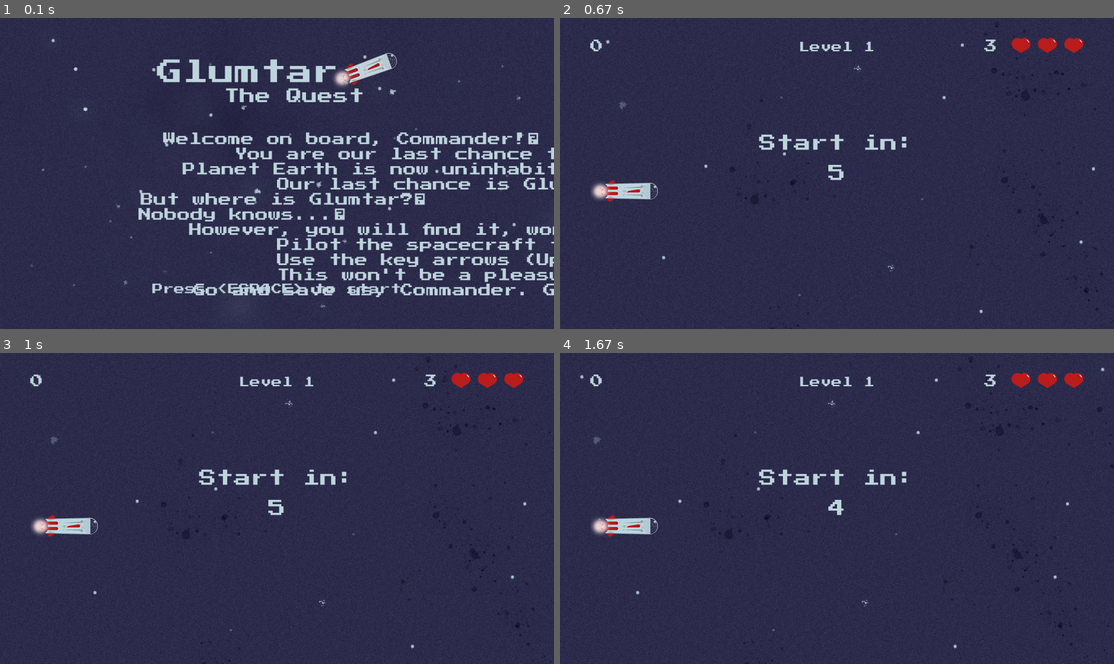
Above: before the commit, frames 1-4 (two rows, left to right).
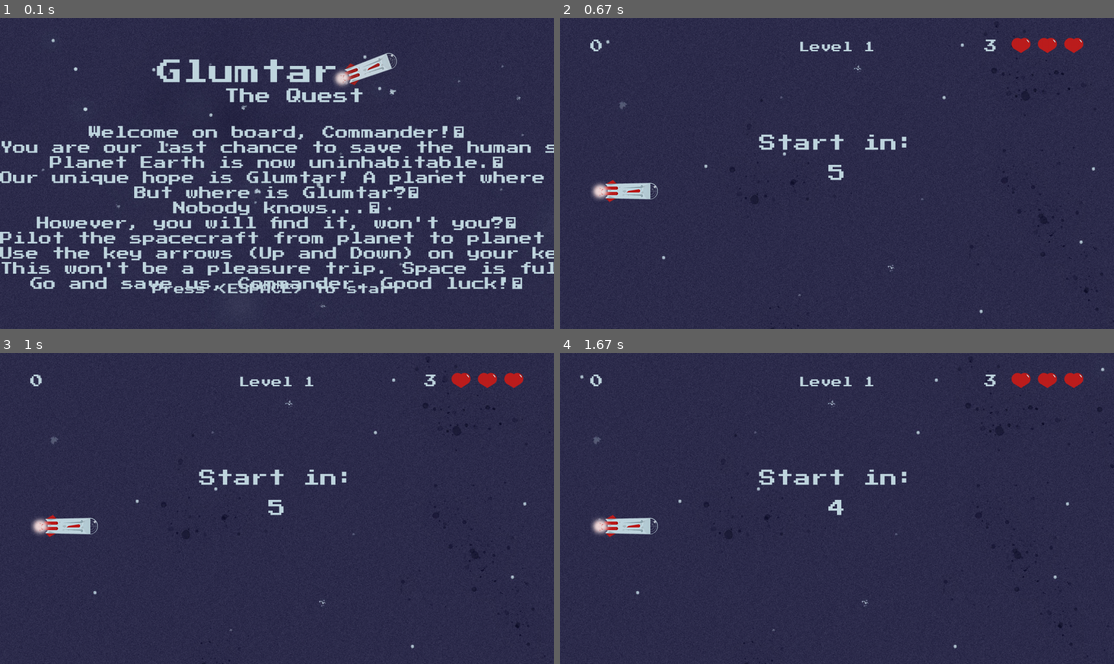
Above: after the commit, the same moments.

Repository: AdrianFSN/proyecto-final-pygame-quest
Game: pygame game, started from main.py
Two runs of this game, one before a commit and one after it. Both use one fixed random seed, a clock stepped at 60 frames per second and the inputs below.
Inputs:
- Up to frame 1 (0.1 s): no input
- Up to frame 2 (0.67 s): tap Space at 0.33 s
- Up to frame 3 (1 s): no input
- Up to frame 4 (1.67 s): no input

The runs differ from the first frame. In frame 1, 20% of the frame differs, in the area x 0-100%, y 34-90%; in frame 2, nothing differs; in frame 3, nothing differs; in frame 4, nothing differs.

Commit message:
fix: consigo centrar el texto en front page

Diff:
--- a/glumtar/data/messages.py
+++ b/glumtar/data/messages.py
@@ -18,30 +18,33 @@
         self.font_style = pygame.font.Font(self.font_route, FONT_SIZE)
         self.text_file_path = os.path.join(
             'glumtar', 'data', f'{self.file_name}')
-        self.text_posX = WIDTH/2
+        self.text_posX = WIDTH
         self.text_posY = self.init_text_posY
         self.lines_container = {}
         self.activate_pointer = True
+        self.rendered_line = None
 
     def renderize_lines(self, screen):
-        with open(self.text_file_path, mode='r', encoding='UTF-8', newline='\n') as message_file:
+        with open(self.text_file_path, mode='r', newline='\n') as message_file:
             lines = message_file.readlines()
             print(f'Estas son las líneas en lines {lines}')
         pointer = 0
         if pointer <= len(lines):
             for row in lines:
-                rendered_line = self.font_style.render(
+                self.rendered_line = self.font_style.render(
                     lines[pointer], True, COLUMBIA_BLUE)
-                self.lines_container[rendered_line] = screen.blit(
-                    rendered_line, ((self.text_posX - rendered_line.get_width())/2, self.text_posY))
+                self.lines_container[self.rendered_line] = screen.blit(
+                    self.rendered_line, ((self.text_posX - self.rendered_line.get_width())/2, self.text_posY))
                 pointer += 1
                 self.text_posY += self.spacing
         print(
             f'este es el diccionario de renders y blits {self.lines_container}')
 
     def draw_message(self, screen):
+        center = self.rendered_line.get_width()
         for rendered_text, text_rect in self.lines_container.items():
-            screen.blit(rendered_text, text_rect.center)
+            screen.blit(
+                rendered_text, (text_rect.x, text_rect.y))
 
 
 class Instruction:
--- a/glumtar/data/messages.txt
+++ b/glumtar/data/messages.txt
@@ -1,7 +1,7 @@
 Welcome on board, Commander!
 You are our last chance to save the human species.
 Planet Earth is now uninhabitable.
-Our last chance is Glumtar! A planet where human life is possible.
+Our unique hope is Glumtar! A planet where human life is possible.
 But where is Glumtar?
 Nobody knows...
 However, you will find it, won't you?
